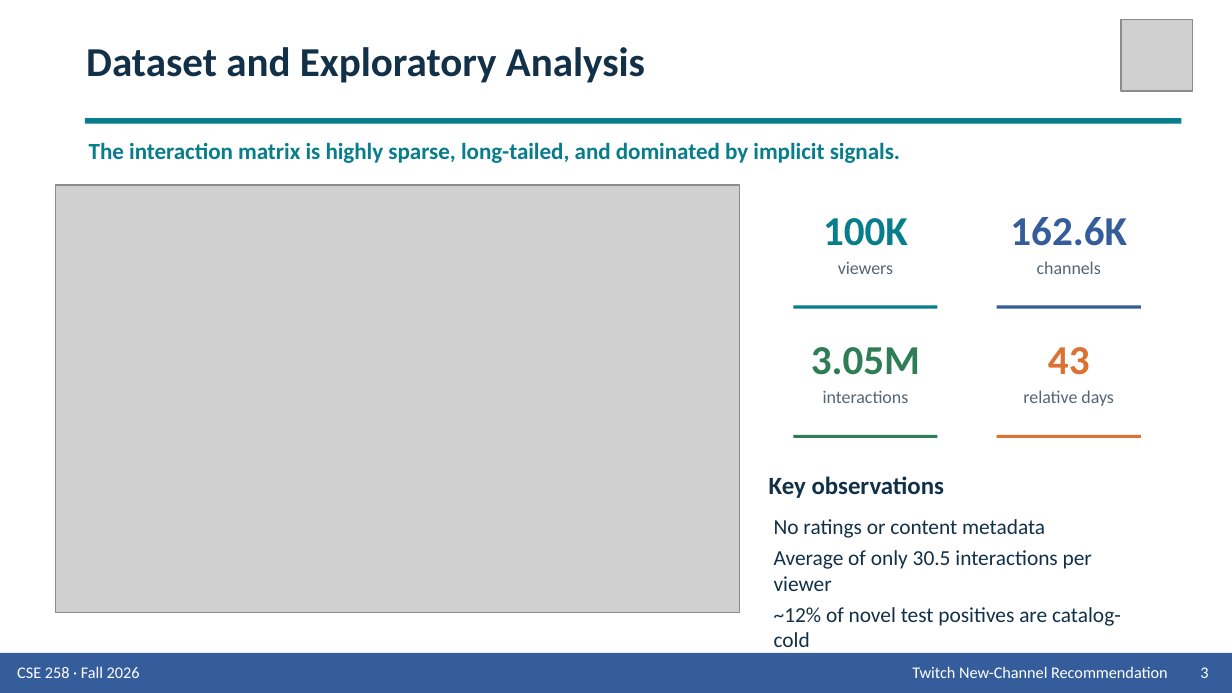
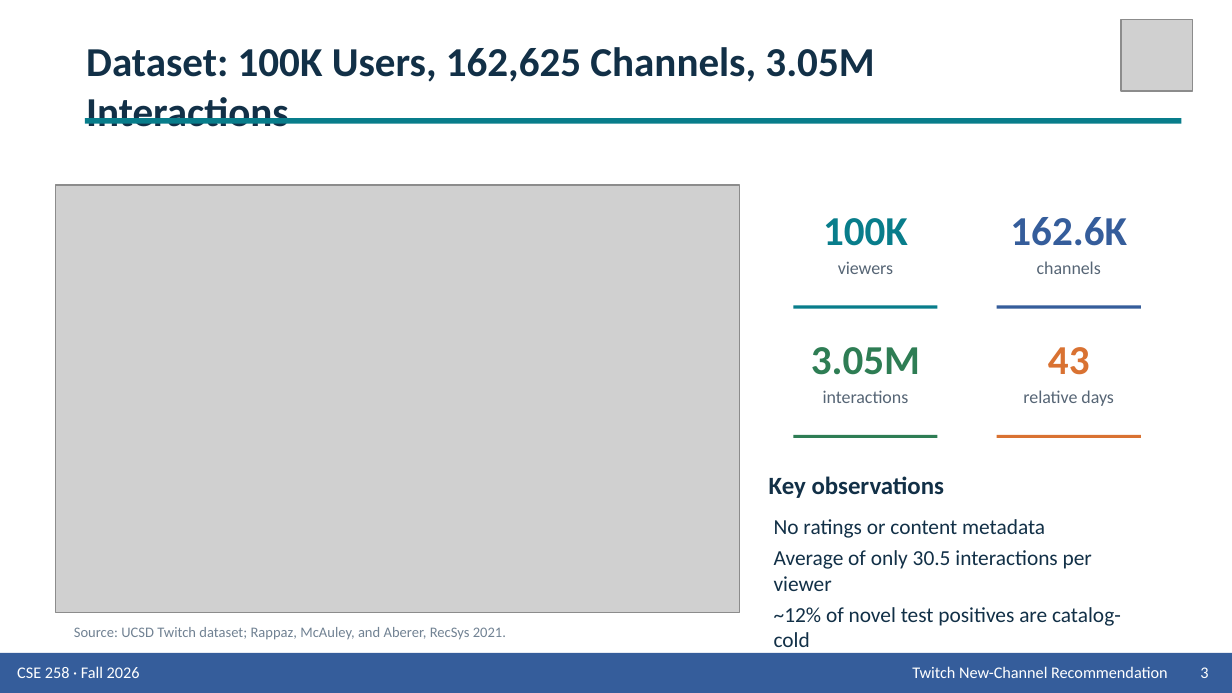
Before and after one commit to Wen-Chieh-Lo/You-know-who-did-God-did-, a slide deck: slide 3 of presentation/Group_9_Presentation_Twitch.pptx. Drawn at 1232x693 pixels with LibreOffice and Linux fonts; fonts in the diff are those of the drawing; grey boxes stand for pictures. Boxes give left, top, right and bottom in pixels: in the first picture for what was removed or moved away, otherwise in the second. Text is boxed around its words. In the diff, an @@ line names an element or a change of style, - is before the commit and + after.

Commit message:
Refine Twitch deck for an academic conference talk

```diff
--- a/presentation/Group_9_Presentation_Twitch.pptx
+++ b/presentation/Group_9_Presentation_Twitch.pptx
@@ text at (86,47,874,127): text changed @@
-Dataset and Exploratory Analysis
+Dataset: 100K Users, 162,625 Channels, 3.05M Interactions
@@ text removed at (89,142,900,163) @@
-The interaction matrix is highly sparse, long-tailed, and dominated by implicit signals.
@@ text added at (74,627,506,640), 8.5 pt, text #718293 @@
+Source: UCSD Twitch dataset; Rappaz, McAuley, and Aberer, RecSys 2021.
```
Also in this commit, not shown: 11 other slides changed, 2 slides added, 1 slide removed, 2 other files.
